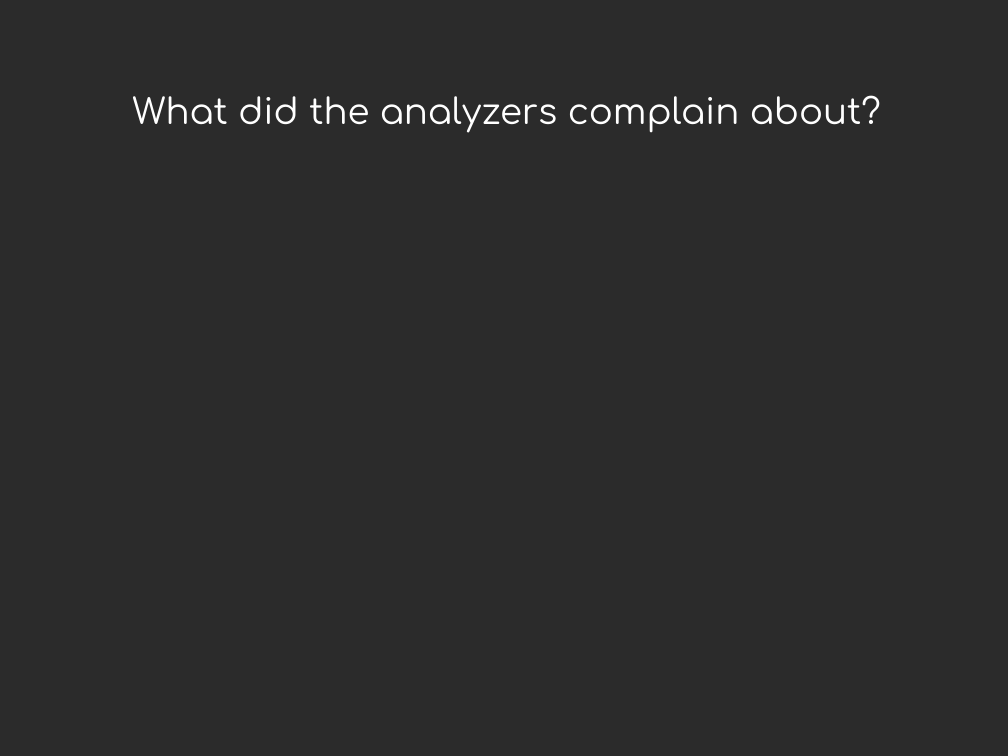
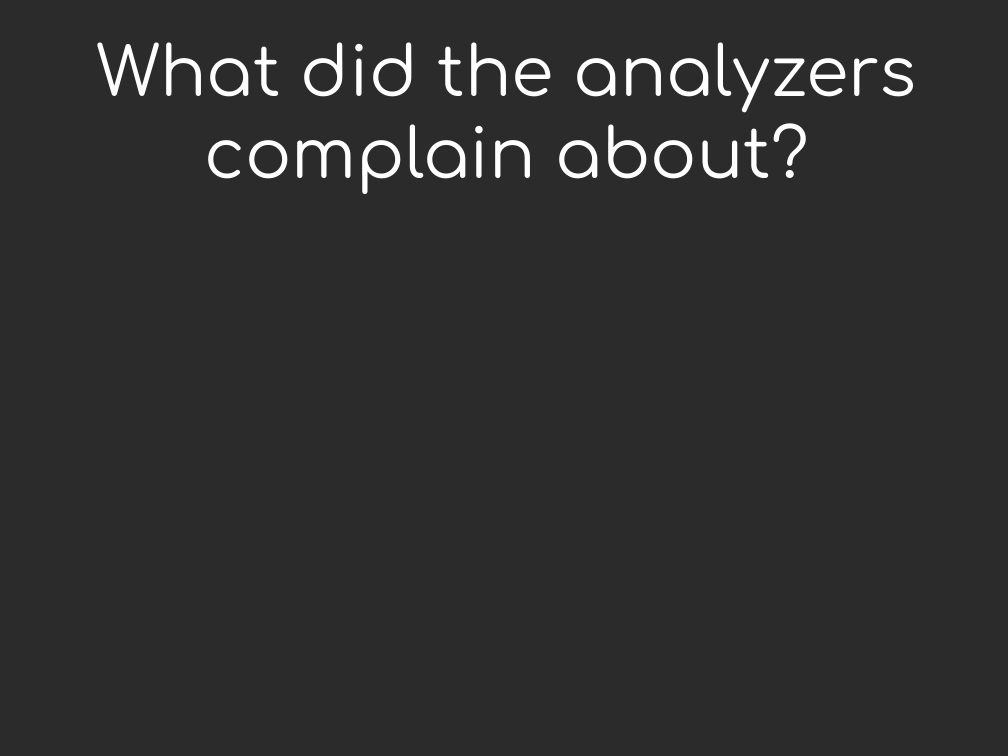
Before and after one commit to davidmalcolm/PyCon-US-2013-Talk, a slide deck: slide 35 of Death By 1000 Leaks - Static Analysis of Hundreds of Python Extension Modules.odp. Drawn at 1008x756 pixels with LibreOffice and Linux fonts; fonts in the diff are those of the drawing; background and template pictures are left out; a plain dark background stands for a picture behind light text. Boxes give left, top, right and bottom in pixels: in the first picture for what was removed or moved away, otherwise in the second. Text is boxed around its words. In the diff, an @@ line names an element or a change of style, - is before the commit and + after.

```diff
--- a/Death By 1000 Leaks - Static Analysis of Hundreds of Python Extension Modules.odp
+++ b/Death By 1000 Leaks - Static Analysis of Hundreds of Python Extension Modules.odp
@@ title "What did the analyzers complain ...": place and size @@
-title "What did the analyzers complain ..." at <box>132,95,881,133</box>
+title "What did the analyzers complain ..." at <box>96,42,917,194</box>
@@ title "What did the analyzers complain ..." at <box>96,42,917,194</box>: size 28 to 54 pt @@
```
Also in this commit, not shown: 1 slide added, 1 slide removed, 4 other files.
